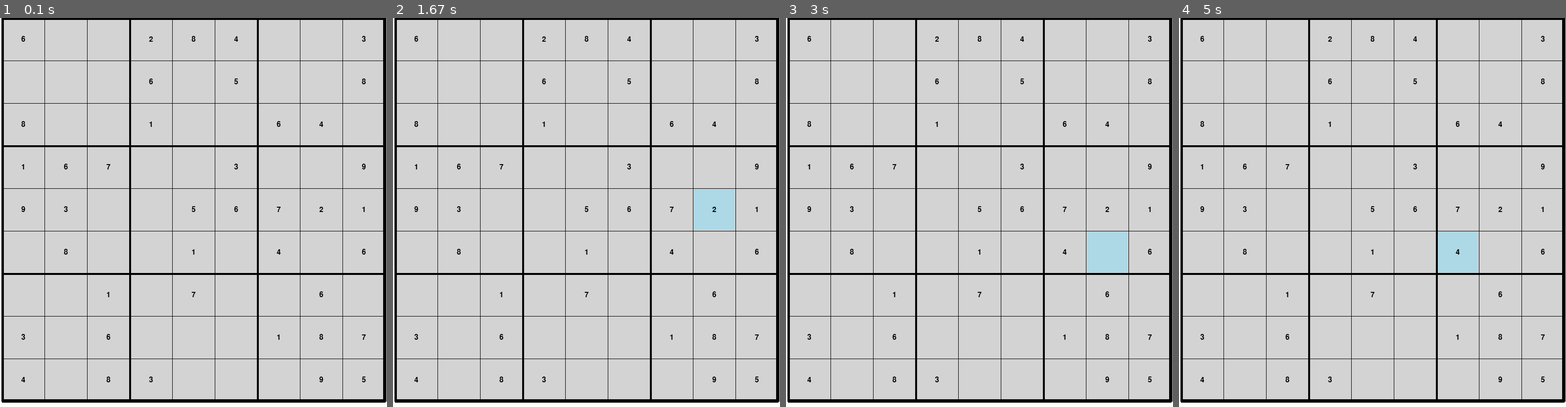
Above: before the commit, frames 1-4 (left to right).
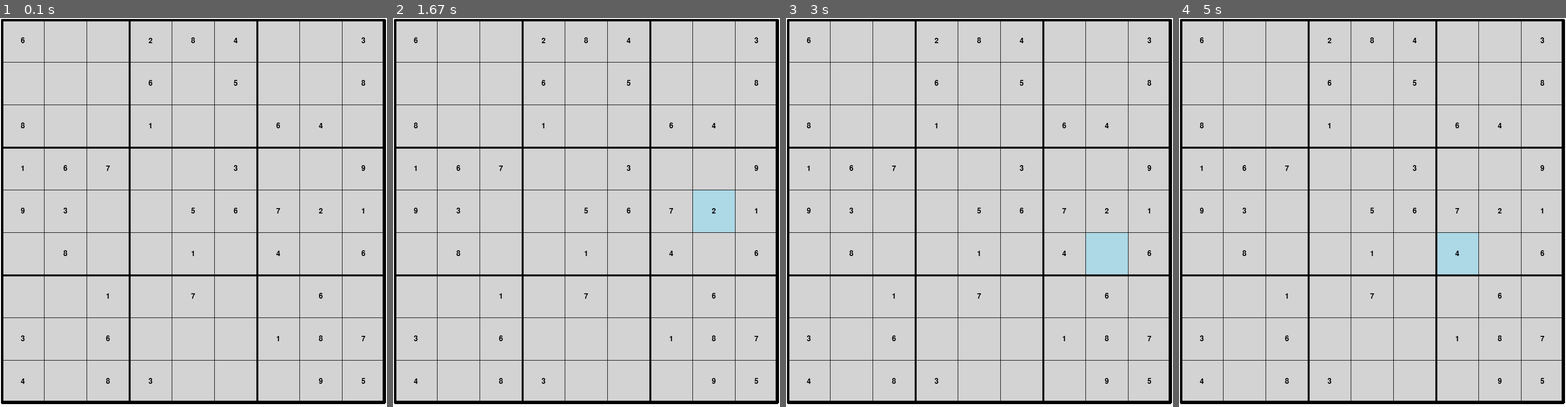
Above: after the commit, the same moments.

Repository: jeanbapd/Sudoku-pygame
Game: pygame game, started from main.py
The game is run twice, just before and just after one commit, with the same random seed, the same clock (stepped at 60 frames per second) and the same inputs.
Inputs (mouse positions are in pixels of both pictures, inside the frame that each line leads up to):
- Up to frame 1 (0.1 s): no input
- Up to frame 2 (1.67 s): click (710, 212) at 1.38 s
- Up to frame 3 (3 s): hold Right 1.67-2.13 s; move the mouse to (979, 251) at 1.7 s; hold Left 2.17-2.7 s; hold Down from 2.73 s (still down)
- Up to frame 4 (5 s): release Down at 3.03 s; hold Left 3.07-3.47 s; hold Up 3.5-3.87 s; hold Right 3.9-4.53 s; hold Down 4.57-4.93 s; hold Left from 4.97 s (still down)

The runs differ from the first frame. In frame 1, 7.1% of the frame differs, in the area x 0-100%, y 0-100%; in frame 2, 7.2%; in frame 3, 7.2%; in frame 4, 7.2%.

Commit message:
fix: Grid position

Diff:
--- a/src/grid.py
+++ b/src/grid.py
@@ -161,8 +161,8 @@
         font = pygame.font.Font(None, src.constant.FONT_SIZE)
 
         grid_px = src.constant.CELL_SIZE * 9
-        offset_x = (src.constant.WINDOW_WIDTH - grid_px) // 2
-        offset_y = 0
+        offset_x = (src.constant.WINDOW_WIDTH - grid_px) // 2 - 1
+        offset_y = offset_x
         for row in range(9):
             for col in range(9):
 
@@ -178,7 +178,6 @@
                 elif self.selected and self.selected == (row, col):#Highlight selected cell with SELECTED_CASE_COLOR
                     pygame.draw.rect(screen, src.constant.SELECTED_CASE_COLOR, rect)
 
-                pygame.draw.rect(screen, src.constant.CASE_COLOR, rect,2)
 
         for i in range(10):
             thickness = 4 if i%3 == 0 else 1
